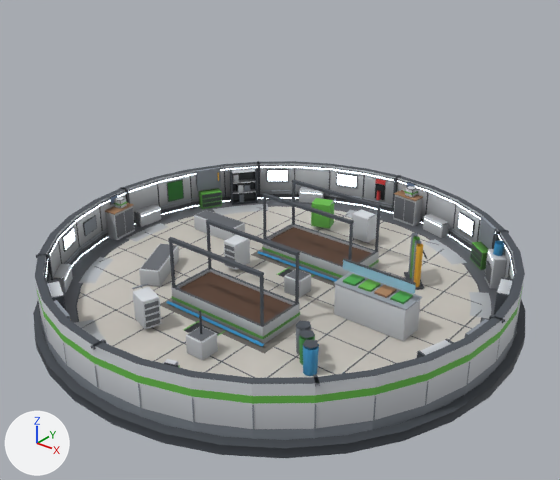
The glTF model assets/models/greenhouse_s_far.glb as it was, and as the next commit left it.
Camera for both pictures: a 50 mm lens placed at (11.35, -14.18, 10.26), pointed at (0.44, -0.54, 1.8). The axes (+X, +Y, +Z) are drawn at lower left. The lights are the same throughout. The first picture is the older version.

In view in the first picture: 'Base', 'Interior'.
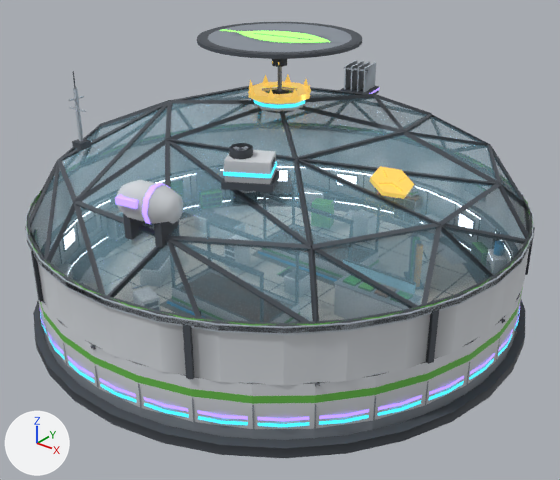
Location of each change, [x1, y1, x2, y2] in pixels of the pictures (560 x 480 px):
'Roof', added: after [25, 22, 535, 385]
    faces in mat_palette_001: [25, 22, 535, 385]
    faces in mat_neon_001: [222, 29, 330, 43]
'L4', added: after [40, 60, 520, 422]
    faces in mat_palette_001: [117, 60, 379, 248]
    faces in mat_l4band_001: [40, 88, 520, 422]
'L3', added: after [40, 88, 519, 427]
    faces in mat_palette_001: [221, 88, 304, 192]
    faces in mat_l3band_001: [40, 100, 519, 427]
'L2', added: after [25, 71, 534, 335]
'L5', added: after [248, 61, 414, 199]
    faces in mat_l5gold_001: [248, 61, 414, 199]
    faces in mat_palette_001: [272, 67, 289, 94]

Diff of the bpy script that builds the scene:
```diff
--- a/assets/models/greenhouse_s_far.glb.py
+++ b/assets/models/greenhouse_s_far.glb.py
@@ mat_neon_001 @@
+mat_neon_001 = bpy.data.materials.new('Neon.001')
+# nodes: BsdfPrincipled, Mix, OutputMaterial, VertexColor
+# colours: green #90ff67, green #6abf4b, mixed with the vertex colours
@@ mat_glass_001 @@
+mat_glass_001 = bpy.data.materials.new('Glass.001')
+# nodes: BsdfPrincipled, Math, Mix, OutputMaterial, VertexColor
+# colours: cyan #9fd4ea, mixed with the vertex colours
@@ mat_l5gold_001 @@
+mat_l5gold_001 = bpy.data.materials.new('L5Gold.001')
+# nodes: BsdfPrincipled, Mix, OutputMaterial, VertexColor
+# colours: orange #cba650, orange #ffd166, mixed with the vertex colours
@@ mat_l4band_001 @@
+mat_l4band_001 = bpy.data.materials.new('L4Band.001')
+# nodes: BsdfPrincipled, Mix, OutputMaterial, VertexColor
+# colours: purple #aa8eff, purple #a78bfa, mixed with the vertex colours
@@ mat_l3band_001 @@
+mat_l3band_001 = bpy.data.materials.new('L3Band.001')
+# nodes: BsdfPrincipled, Mix, OutputMaterial, VertexColor
+# colours: cyan #3ee0ff, mixed with the vertex colours
@@ me_roof_001 @@
+me_roof_001.from_pydata(...)  # 1692 vertices, 1815 faces; spans x -6.16..6.16, y -6.16..6.16, z 1.38..6.68
+# faces by material slot: [1582, 54, 179]
+me_roof_001.materials.append(mat_palette_001)
+me_roof_001.materials.append(mat_glass_001)
+me_roof_001.materials.append(mat_neon_001)
@@ me_l5 @@
+me_l5.from_pydata(...)  # 151 vertices, 178 faces; spans x -0.72..4.46, y -1.92..0.76, z 4.32..6.42
+# faces by material slot: [160, 18]
+me_l5.materials.append(mat_l5gold_001)
+me_l5.materials.append(mat_palette_001)
@@ me_l4_001 @@
+me_l4_001.from_pydata(...)  # 208 vertices, 241 faces; spans x -6.12..6.12, y -6.12..6.12, z 0.54..5.05
+# faces by material slot: [102, 139]
+me_l4_001.materials.append(mat_l4band_001)
+me_l4_001.materials.append(mat_palette_001)
@@ me_l3_001 @@
+me_l3_001.from_pydata(...)  # 209 vertices, 224 faces; spans x -6.12..6.12, y -6.12..6.12, z 0.4..5.32
+# faces by material slot: [92, 132]
+me_l3_001.materials.append(mat_l3band_001)
+me_l3_001.materials.append(mat_palette_001)
@@ me_l2_001 @@
+me_l2_001.from_pydata(...)  # 136 vertices, 166 faces; spans x -6.15..6.15, y -6.15..6.15, z 2.54..6.0
+me_l2_001.materials.append(mat_palette_001)
@@ ob_roof @@
+ob_roof = bpy.data.objects.new('Roof', me_roof_001)
+ob_roof.location = (0.0, 0.0, 0.0)
@@ ob_l5 @@
+ob_l5 = bpy.data.objects.new('L5', me_l5)
+ob_l5.location = (0.0, 0.0, 0.0)
@@ ob_l4 @@
+ob_l4 = bpy.data.objects.new('L4', me_l4_001)
+ob_l4.location = (0.0, 0.0, 0.0)
@@ ob_l3 @@
+ob_l3 = bpy.data.objects.new('L3', me_l3_001)
+ob_l3.location = (0.0, 0.0, 0.0)
@@ ob_l2 @@
+ob_l2 = bpy.data.objects.new('L2', me_l2_001)
+ob_l2.location = (0.0, 0.0, 0.0)
```
